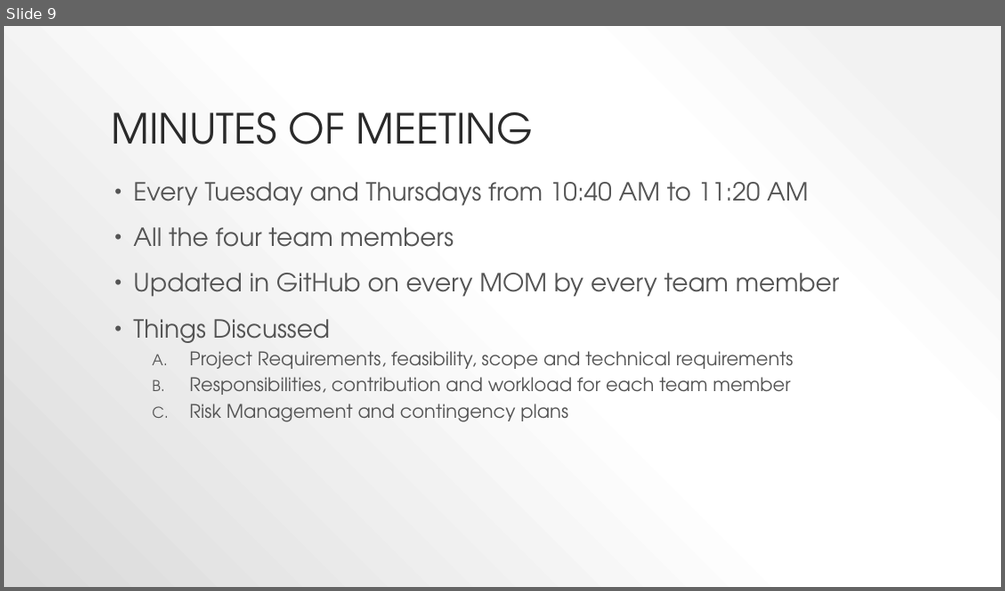
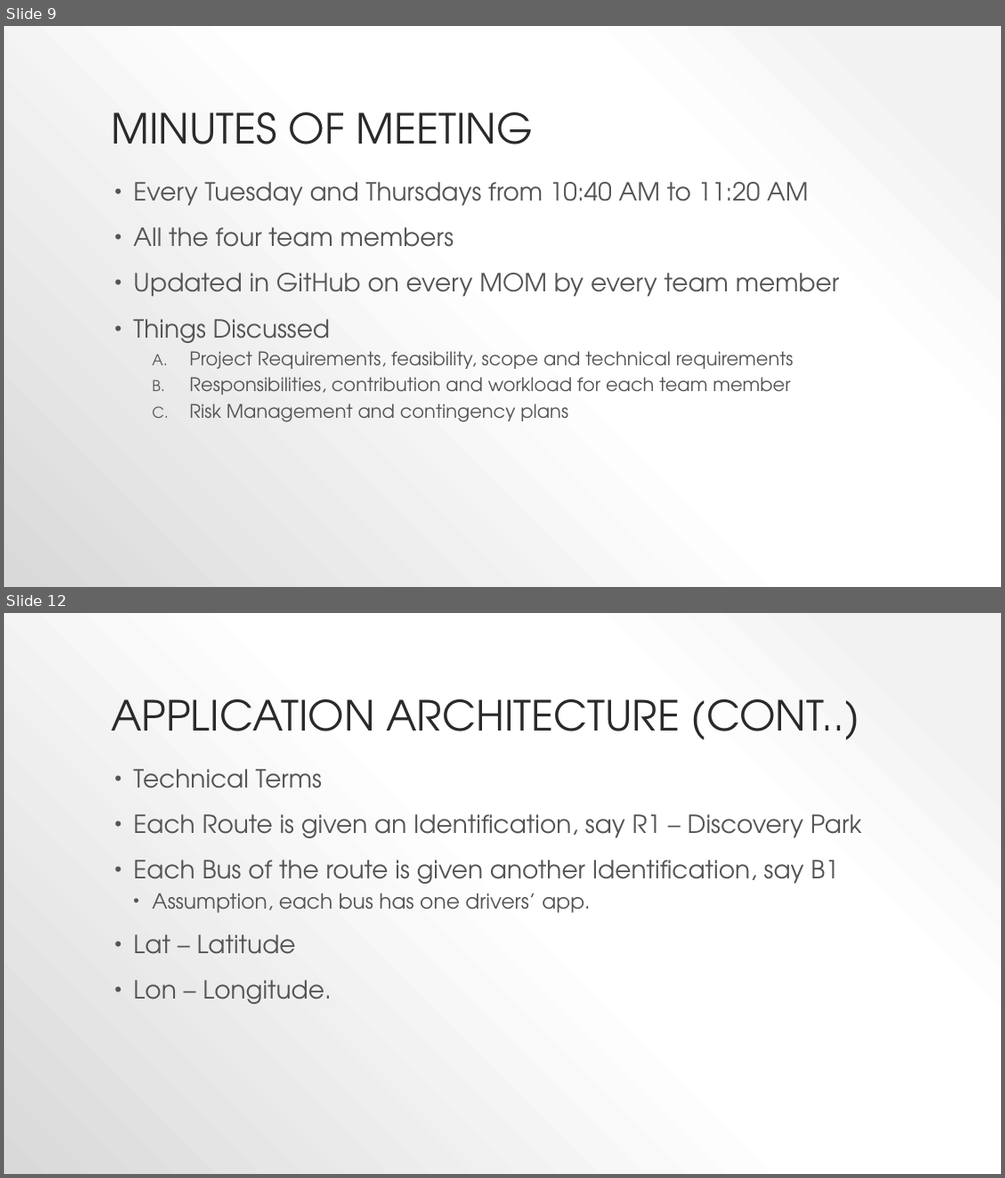
Before and after one commit to anuragchitnis/bus-tracking-system, a slide deck: docs/Presentations/project proposal.pptx. Shown one above the other, each under a label of ours: slide 9 before the commit, slides 9 and 12 after it; the slides between them are not shown. The pictures are 1005x591 and 1005x1178 pixels, drawn with LibreOffice and Linux fonts; fonts in the diff are those of the drawing. Boxes give left, top, right and bottom in pixels: in the first picture for what was removed or moved away, otherwise in the second. Text is boxed around its words. In the diff, an @@ line names an element or a change of style, - is before the commit and + after.

```diff
--- a/docs/Presentations/project proposal.pptx
+++ b/docs/Presentations/project proposal.pptx
@@ slide 12 added at bbox=[4, 613, 1001, 1174], background gradient #F2F2F2 to #FFFFFF to #D9D9D9 @@
@@ title added at bbox=[111, 699, 860, 740], 40 pt, text #2A2A2A @@
+APPLICATION ARCHITECTURE (CONT..)
@@ text added at bbox=[133, 769, 862, 1004], 24 pt, text #545454 @@
+• Technical Terms
+• Each Route is given an Identification, say R1 – Discovery Park
+• Each Bus of the route is given another Identification, say B1
+  • Assumption, each bus has one drivers’ app.
+• Lat – Latitude
+• Lon – Longitude.
```
Also in this commit, not shown: 5 other slides added.
